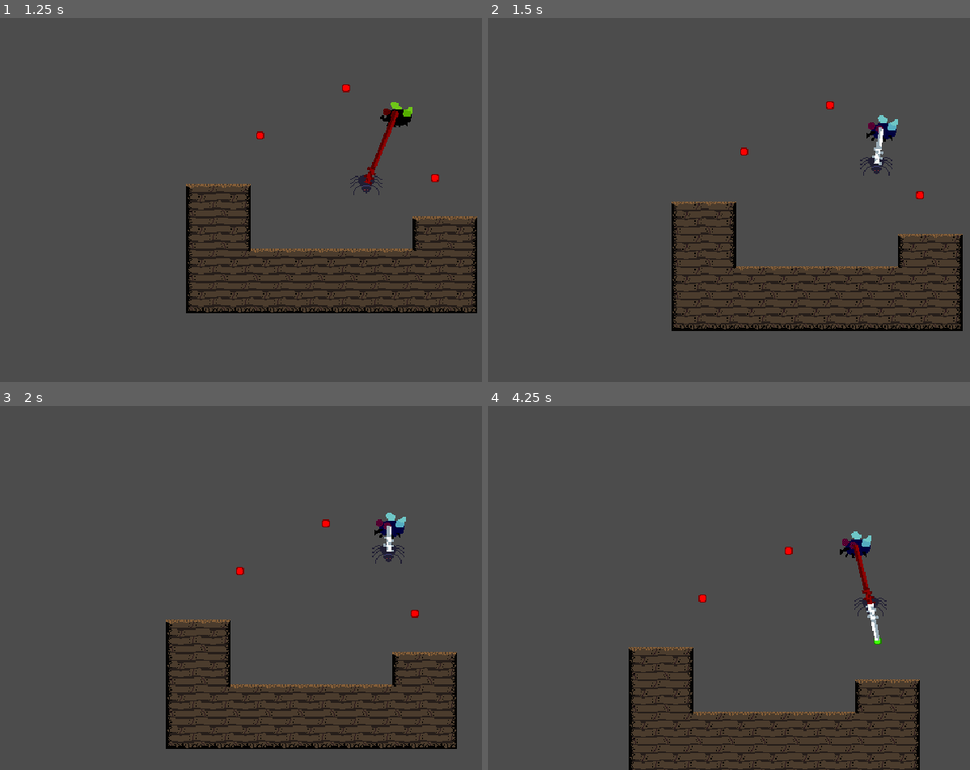
Above: before the commit, frames 1-4 (two rows, left to right).
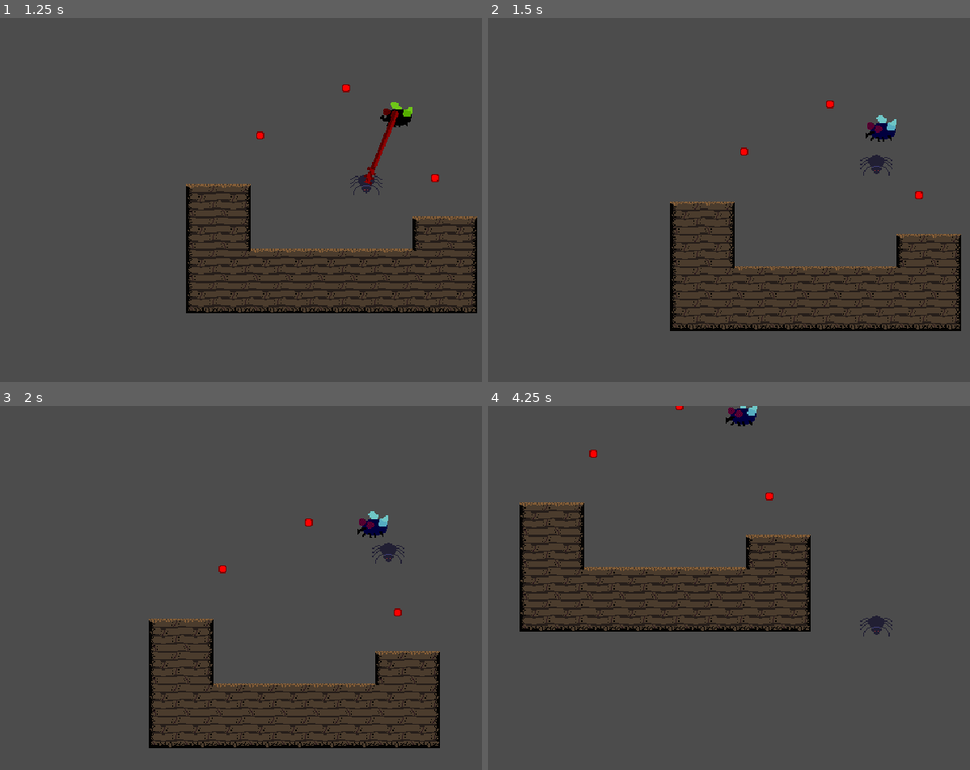
Above: after the commit, the same moments.

Repository: Heckin-Doggo/gmtk-game
Game: Godot game, scene res://levels/TestLevel.tscn
Two runs of this game, one before a commit and one after it. Both use one fixed random seed, a clock stepped at 60 frames per second and the inputs below.
Inputs (mouse positions are in pixels of both pictures, inside the frame that each line leads up to):
- Up to frame 1 (1.25 s): tap Enter (ui_accept) at 0.5 s; move the mouse to (395, 112) at 0.52 s; hold Enter (ui_accept) from 0.53 s (still down); click (395, 112) at 0.67 s
- Up to frame 2 (1.5 s): move the mouse to (748, 134) at 1.27 s; release Enter (ui_accept) at 1.28 s; tap Enter (ui_accept) at 1.35 s; click (748, 134) at 1.42 s
- Up to frame 3 (2 s): tap Enter (ui_accept) at 1.52, 1.82 s
- Up to frame 4 (4.25 s): move the mouse to (810, 522) at 2.02 s; hold Enter (ui_accept) 2.03-2.78 s; click (810, 522) at 2.17 s; move the mouse to (892, 638) at 2.77 s; tap Enter (ui_accept) at 2.85, 3.02, 3.32 s; click (892, 638) at 2.92 s; move the mouse to (839, 573) at 3.52 s; hold Enter (ui_accept) from 3.53 s (still down); click (839, 573) at 3.67 s

Frame 1 is identical in both runs. In frame 2, 2.8% of the frame differs, in the area x 37-99%, y 22-86%; in frame 3, 8.8%; in frame 4, 29%, in the area x 6-90%, y 0-100%.

Commit message:
1 button to delete all hooks

Diff:
--- a/game/Fly.gd
+++ b/game/Fly.gd
@@ -39,6 +39,11 @@
 	if connected_hook:
 		connected_hook.points[1] = position
 
+	if Input.get_action_strength("ui_accept") > 0 and connected_hook:
+		get_parent().delete_hook(connected_hook.get_index())
+		connected_hook = null
+
+
 func random_movement():
 	var rand_force = Vector2((randf()-.5)*1000, (randf()-.5)*1000)
 	additional_vector = rand_force
--- a/game/project.godot
+++ b/game/project.godot
@@ -56,6 +56,18 @@
 "svg/scale": 1.0
 }
 
+[input]
+
+ui_accept={
+"deadzone": 0.5,
+"events": [ Object(InputEventKey,"resource_local_to_scene":false,"resource_name":"","device":0,"alt":false,"shift":false,"control":false,"meta":false,"command":false,"pressed":false,"scancode":16777221,"unicode":0,"echo":false,"script":null)
+, Object(InputEventKey,"resource_local_to_scene":false,"resource_name":"","device":0,"alt":false,"shift":false,"control":false,"meta":false,"command":false,"pressed":false,"scancode":16777222,"unicode":0,"echo":false,"script":null)
+, Object(InputEventKey,"resource_local_to_scene":false,"resource_name":"","device":0,"alt":false,"shift":false,"control":false,"meta":false,"command":false,"pressed":false,"scancode":32,"unicode":0,"echo":false,"script":null)
+, Object(InputEventJoypadButton,"resource_local_to_scene":false,"resource_name":"","device":0,"button_index":0,"pressure":0.0,"pressed":false,"script":null)
+, Object(InputEventMouseButton,"resource_local_to_scene":false,"resource_name":"","device":0,"alt":false,"shift":false,"control":false,"meta":false,"command":false,"button_mask":0,"position":Vector2( 0, 0 ),"global_position":Vector2( 0, 0 ),"factor":1.0,"button_index":2,"pressed":false,"doubleclick":false,"script":null)
+ ]
+}
+
 [rendering]
 
 quality/2d/use_pixel_snap=true
--- a/game/scenes/Peg.gd
+++ b/game/scenes/Peg.gd
@@ -7,6 +7,12 @@
 # Called when the node enters the scene tree for the first time.
 func _ready():
 	connect("input_event",  self, "_on_Peg_input_event")
+
+func _process(delta):
+	if Input.get_action_strength("ui_accept") > 0 and connected_hook:
+		get_parent().delete_hook(connected_hook.get_index())
+		connected_hook = null
+		$AnimatedSprite.animation = "off"
 
 func set_connected_hook(webhook):
 	connected_hook = webhook
